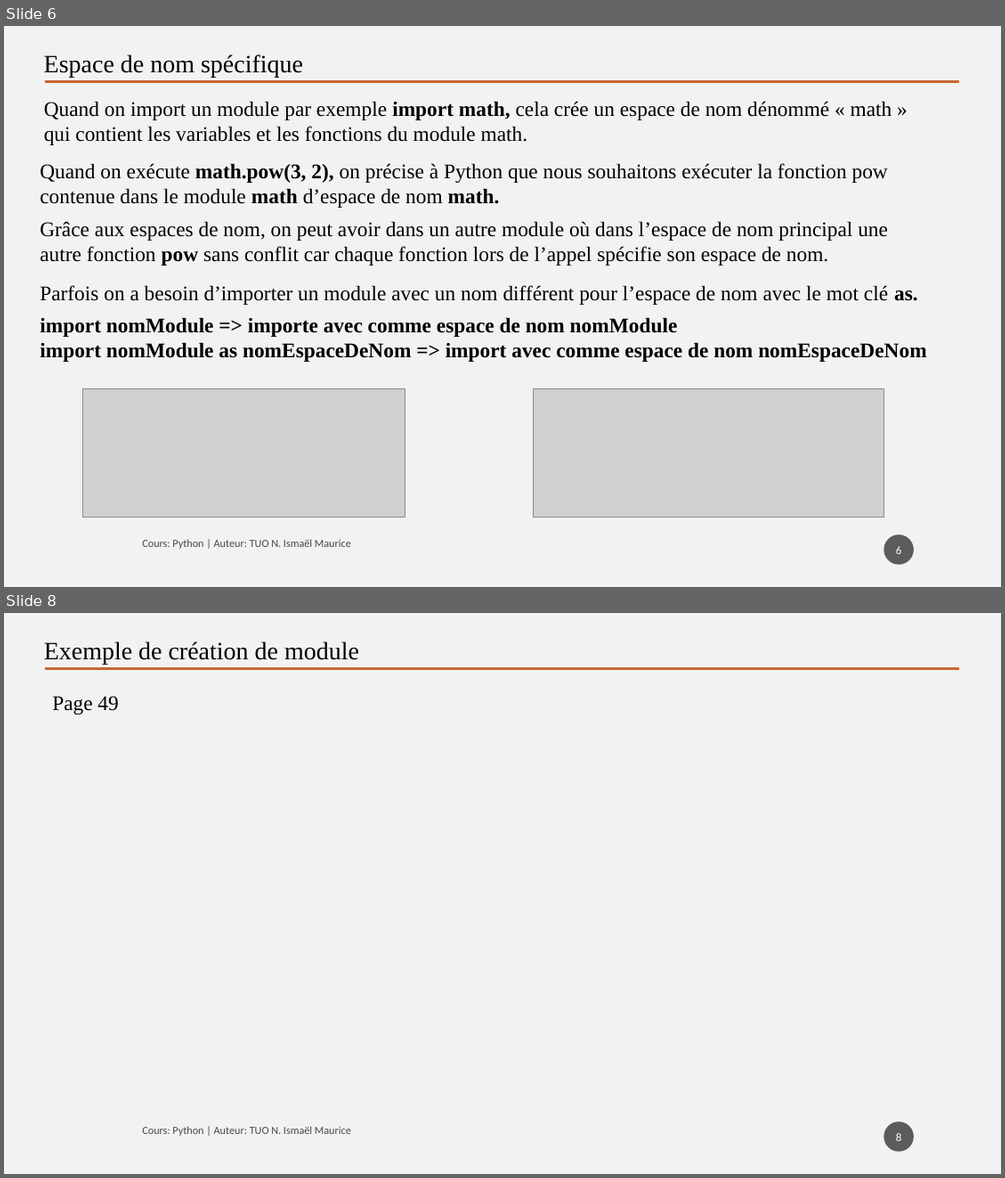
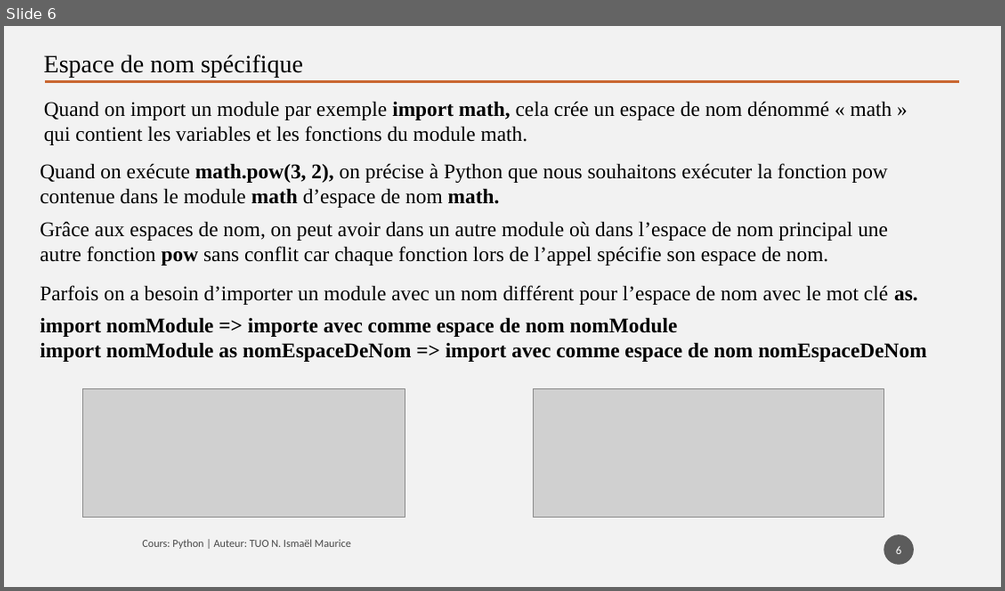
Before and after one commit to tisma95/cours-python, a slide deck: source/Chapitre 6 - Les modules.pptx. Shown one above the other, each under a label of ours: slides 6 and 8 before the commit, slide 6 after it; the slides between them are not shown. The pictures are 1005x1178 and 1005x591 pixels, drawn with LibreOffice and Linux fonts; fonts in the diff are those of the drawing; grey boxes stand for pictures. Boxes give left, top, right and bottom in pixels: in the first picture for what was removed or moved away, otherwise in the second. Text is boxed around its words. In the diff, an @@ line names an element or a change of style, - is before the commit and + after.

Commit message:
Feat(chp6): Ajout des imports et exercices
Rédaction de la méthode d'important from module import ...

Rédaction des exercices

Export du ours en pdf

```diff
--- a/source/Chapitre 6 - Les modules.pptx
+++ b/source/Chapitre 6 - Les modules.pptx
@@ slide 8 removed at bbox=[4, 613, 1001, 1174], background #F2F2F2 @@
@@ text removed at bbox=[44, 641, 359, 664] @@
-Exemple de création de module
@@ line removed from (45, 668) to (959, 668) @@
@@ text removed at bbox=[52, 696, 118, 714] @@
-Page 49
@@ text removed at bbox=[142, 1126, 351, 1135] @@
-Cours: Python | Auteur: TUO N. Ismaël Maurice
@@ page number removed at bbox=[884, 1121, 914, 1151] @@
-8
```
Also in this commit, not shown: 3 slides changed, 1 slide added, 2 other files.
